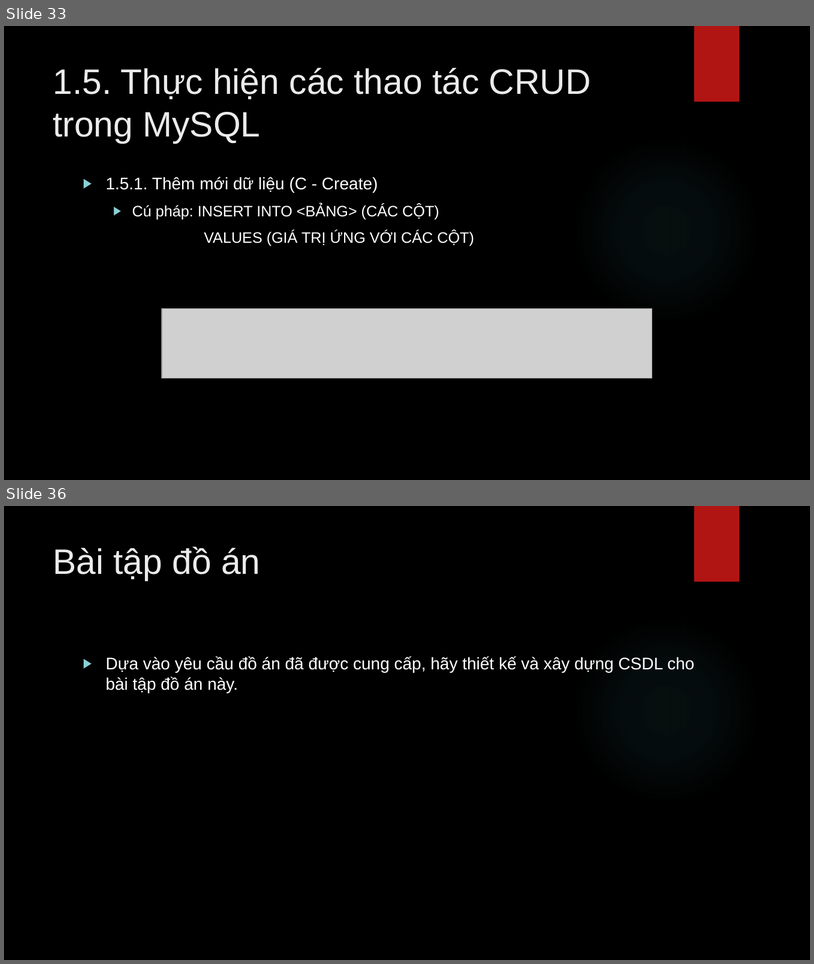
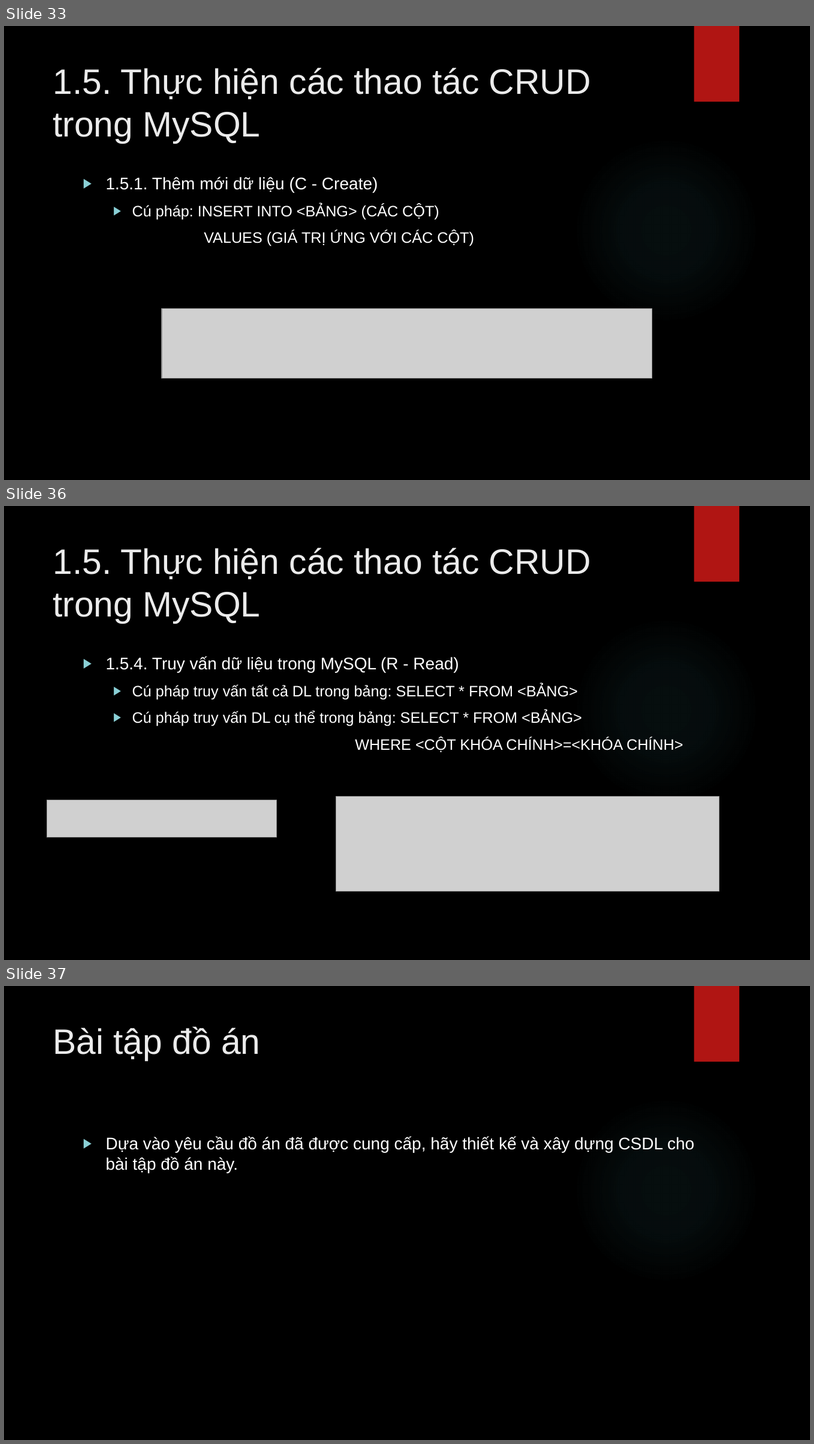
Before and after one commit to lequochai26/GDUTraining_Basic_Java_Web_Development, a slide deck: Slides/Day_6_1.pptx. Shown one above the other, each under a label of ours: slides 33 and 36 before the commit, slides 33, 36 and 37 after it; the slides between them are not shown. The pictures are 814x964 and 814x1444 pixels, drawn with LibreOffice and Linux fonts; fonts in the diff are those of the drawing; grey boxes stand for pictures; background and template pictures are left out. Boxes give left, top, right and bottom in pixels: in the first picture for what was removed or moved away, otherwise in the second. Text is boxed around its words. In the diff, an @@ line names an element or a change of style, - is before the commit and + after.

```diff
--- a/Slides/Day_6_1.pptx
+++ b/Slides/Day_6_1.pptx
@@ slide 36 added at bbox=[4, 506, 810, 960], background picture (left out); not listed: 2 template elements that a slide beside it also shows @@
@@ title added at bbox=[53, 547, 591, 623], 42 pt, text #EBEBEB @@
+1.5. Thực hiện các thao tác CRUD trong MySQL
@@ text added at bbox=[106, 656, 683, 752], 18 pt, text #FFFFFF @@
+▶ 1.5.4. Truy vấn dữ liệu trong MySQL (R - Read)
+  ▶ Cú pháp truy vấn tất cả DL trong bảng: SELECT * FROM <BẢNG>
+  ▶ Cú pháp truy vấn DL cụ thể trong bảng: SELECT * FROM <BẢNG>
+  WHERE <CỘT KHÓA CHÍNH>=<KHÓA CHÍNH>
@@ picture added at bbox=[47, 800, 277, 837] @@
@@ picture added at bbox=[336, 796, 720, 891] @@
@@ what was slide 36 is now slide 37 @@
```
Also in this commit, not shown: 2 slides changed.
